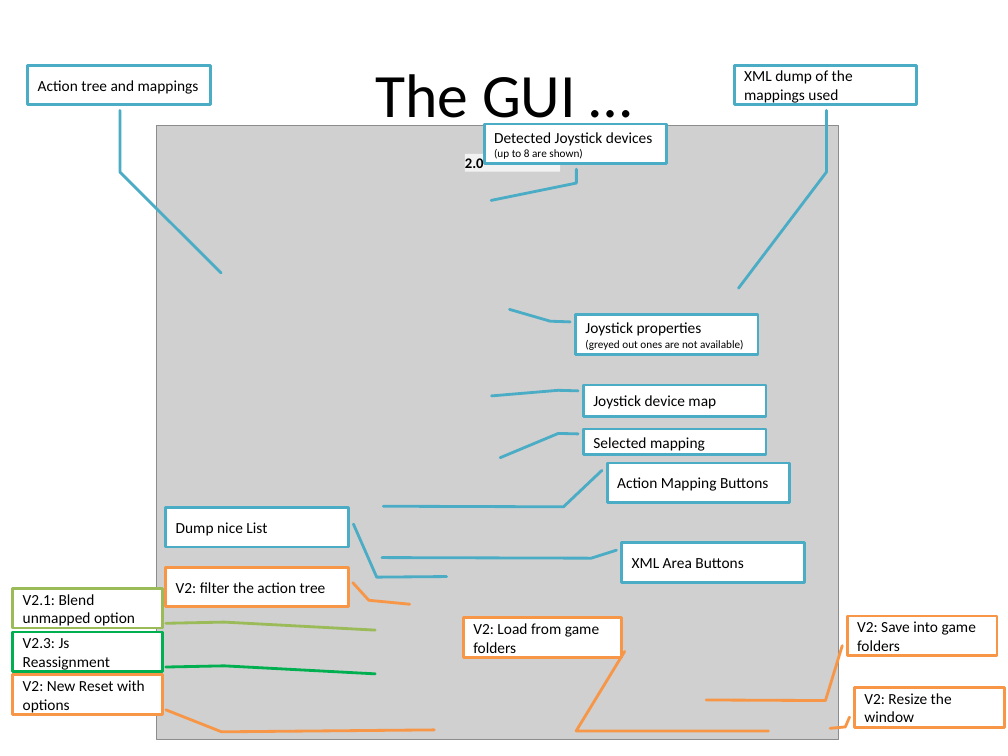
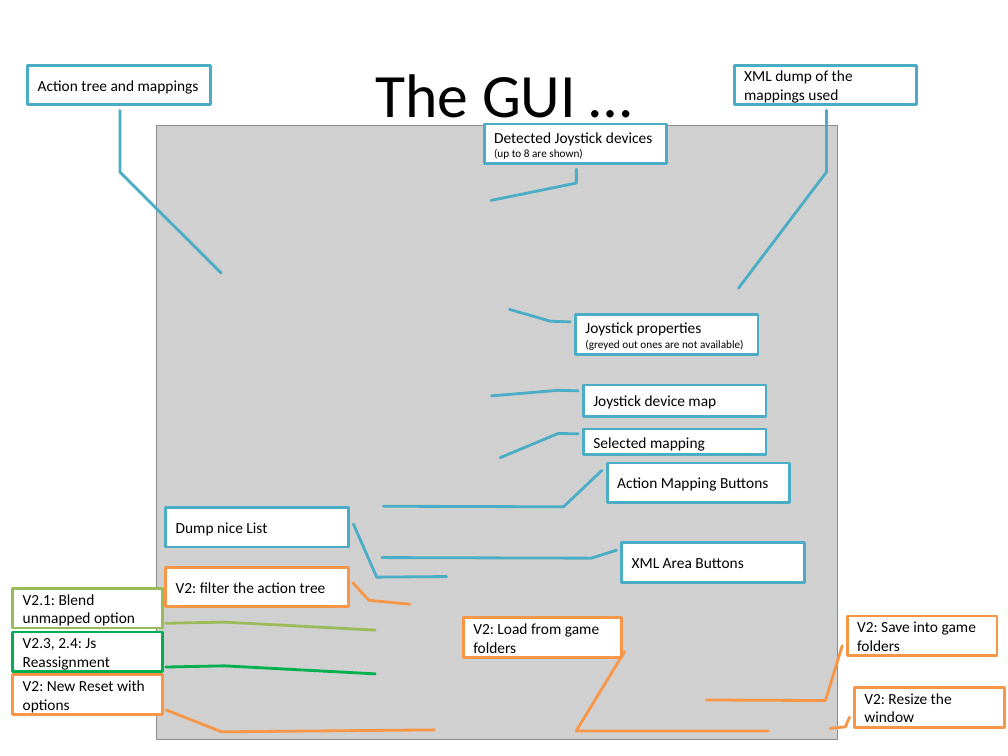
Before and after one commit to SCToolsfactory/SCJMapper-V2, a slide deck: slide 5 of doc/SCJMapper_QGuide.pptx. Drawn at 1008x756 pixels with LibreOffice and Linux fonts; fonts in the diff are those of the drawing; grey boxes stand for pictures. Boxes give left, top, right and bottom in pixels: in the first picture for what was removed or moved away, otherwise in the second. Text is boxed around its words. In the diff, an @@ line names an element or a change of style, - is before the commit and + after.

```diff
--- a/doc/SCJMapper_QGuide.pptx
+++ b/doc/SCJMapper_QGuide.pptx
@@ rectangle removed at box(465, 154, 559, 172) @@
-2.0
@@ text in border callout at box(23, 638, 110, 672): text changed @@
-V2.3: Js Reassignment
+V2.3, 2.4: Js Reassignment
```
Also in this commit, not shown: 7 other slides changed, 15 other files.
